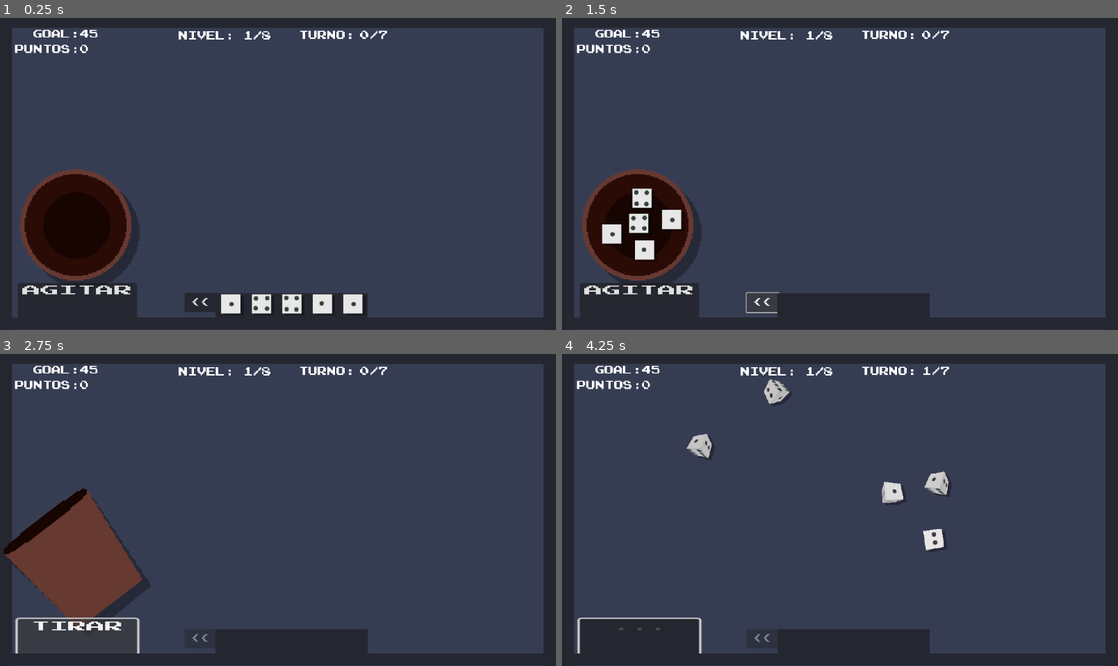
Above: before the commit, frames 1-4 (two rows, left to right).
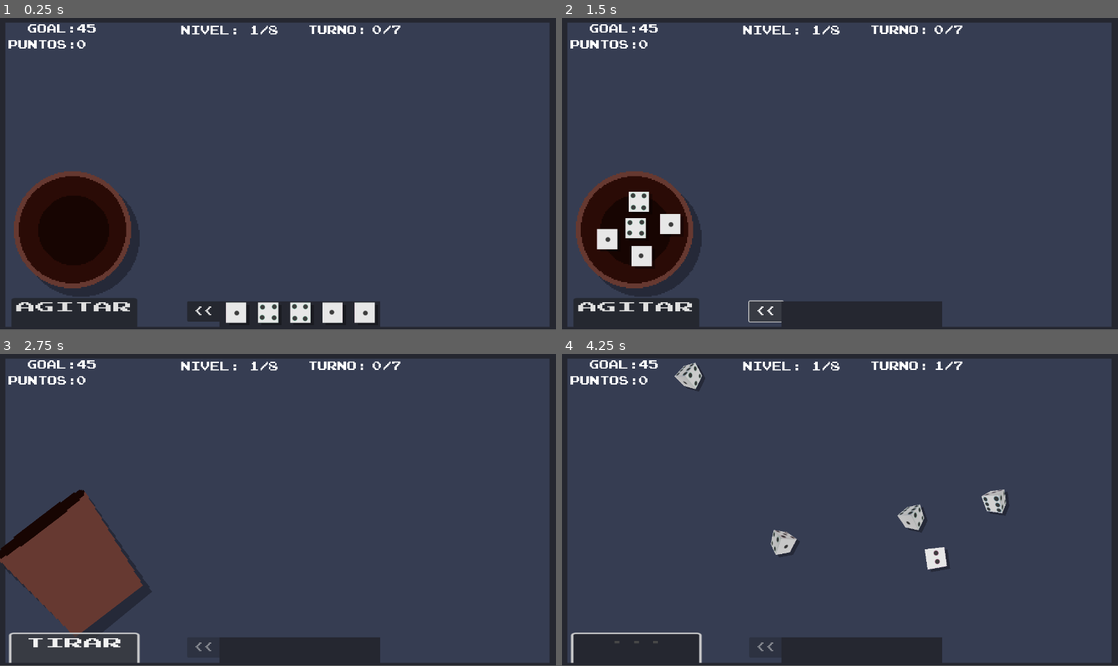
Above: after the commit, the same moments.

Repository: mcerdeira/generala-dice
Game: Godot game, scene res://scenes/main.tscn
The game is run twice, just before and just after one commit, with the same random seed, the same clock (stepped at 60 frames per second) and the same inputs.
Inputs (mouse positions are in pixels of both pictures, inside the frame that each line leads up to):
- Up to frame 1 (0.25 s): no input
- Up to frame 2 (1.5 s): click "AGITAR" at 0.5 s; click "<<" at 1.25 s
- Up to frame 3 (2.75 s): click "AGITAR" at 2 s
- Up to frame 4 (4.25 s): click "TIRAR" at 2.75 s; drag from (773, 385) to (801, 453) at 3.52 s
In our replay, the window is 800x450 before the commit and 800x449 after it. These sizes can differ from the game's own. Grey fills any space a smaller window leaves; there, only what the larger window draws over its background counts as a difference.

The runs differ from the first frame. In frame 1, 11% of the frame differs, in the area x 0-100%, y 1-100%; in frame 2, 11%; in frame 3, 8.8%; in frame 4, 11%.

Commit message:
Cositas visuales

Diff:
--- a/project.godot
+++ b/project.godot
@@ -26,6 +26,8 @@
 
 [display]
 
+window/size/viewport_width=1366
+window/size/viewport_height=768
 window/stretch/mode="viewport"
 
 [input]
--- a/scenes/Beaker.gd
+++ b/scenes/Beaker.gd
@@ -5,7 +5,7 @@
 func reset():
 	z_index = -100
 	#$Label.visible = true
-	$Button.text = "AGITAR\n\n\n"
+	$Button.text = "AGITAR\n\n"
 	$sprite.frame = 0
 	$sprite.rotation_degrees = 0
 	$AnimationPlayer2.play_backwards("new_animation")
@@ -34,7 +34,7 @@
 
 			Global.Status = Global.Statuses.SHAKING
 			DiceMan.arrange()
-			$Button.text = "TIRAR\n\n\n"
+			$Button.text = "TIRAR\n\n"
 			shaking = true
 			#$Label.visible = false
 			$sprite.frame = 1
--- a/scenes/Beaker.tscn
+++ b/scenes/Beaker.tscn
@@ -45,7 +45,6 @@
 
 [sub_resource type="Animation" id="Animation_0ikd6"]
 resource_name = "new_animation"
-length = 0.5
 tracks/0/type = "value"
 tracks/0/imported = false
 tracks/0/enabled = true
@@ -53,7 +52,7 @@
 tracks/0/interp = 1
 tracks/0/loop_wrap = true
 tracks/0/keys = {
-"times": PackedFloat32Array(0, 0.5),
+"times": PackedFloat32Array(0, 1),
 "transitions": PackedFloat32Array(1, 1),
 "update": 0,
 "values": [Color(1, 1, 1, 1), Color(1, 1, 1, 0)]
@@ -65,7 +64,7 @@
 tracks/1/interp = 1
 tracks/1/loop_wrap = true
 tracks/1/keys = {
-"times": PackedFloat32Array(0, 0.5),
+"times": PackedFloat32Array(0, 1),
 "transitions": PackedFloat32Array(1, 1),
 "update": 0,
 "values": [Color(1, 1, 1, 1), Color(1, 1, 1, 0)]
@@ -112,15 +111,14 @@
 
 [node name="Button" type="Button" parent="."]
 offset_left = -50.0
-offset_top = 50.0
+offset_top = 56.0
 offset_right = 54.0
-offset_bottom = 106.0
+offset_bottom = 101.0
 scale = Vector2(0.990936, 0.550103)
 theme_override_colors/font_disabled_color = Color(0.282353, 0.282353, 0.282353, 1)
 theme_override_fonts/font = ExtResource("4_m2u8j")
 theme_override_styles/disabled = SubResource("StyleBoxFlat_0igcw")
 text = "AGITAR
-
 
 "
 
--- a/scenes/Dice.gd
+++ b/scenes/Dice.gd
@@ -16,6 +16,7 @@
 var dir = 1
 var currentvalue = null
 var original_position =  null
+var shaking = false
 
 func _ready():
 	add_to_group("dices")
@@ -40,6 +41,9 @@
 
 func show_enfasis(value):
 	$enfasis.visible = value
+	shaking = value
+	if !shaking:
+		rotation_degrees = 0
 
 func throw():
 	dir = 1
@@ -53,6 +57,9 @@
 	stoped = false
 
 func _physics_process(delta):
+	if shaking:
+		rotation_degrees = randf_range(-4.0, 4.0)
+
 	what_ami()
 	if dragged:
 		global_position = get_global_mouse_position()
@@ -86,21 +93,8 @@
 	if body is StaticBody2D:
 		var normal = (position - body.position).normalized()
 		dir *= -1
-		velocity = velocity.bounce(normal) * 0.5 * -1 # Rebote con pérdida de energía
+		velocity = velocity.bounce(normal) * -1 # Rebote con pérdida de energía
 		angular_velocity *= -0.5  # Invertir la rotación para dar realismo
-
-func _on_input_event(viewport, event, shape_idx):
-	pass
-	#if !rolling:
-		#if DiceMan.cant_throw:
-			#if !dragged:
-				#if event is InputEventMouseButton && event.is_action_pressed("click"):
-					#dragged = true
-					#get_viewport().set_input_as_handled()
-			#if dragged:
-				#if event is InputEventMouseButton && event.is_action_released("click"):
-					#dragged = false
-
 
 func _on_control_gui_input(event):
 	if !rolling:
--- a/scenes/Dice.tscn
+++ b/scenes/Dice.tscn
@@ -65,5 +65,4 @@
 
 [connection signal="area_entered" from="." to="." method="_on_area_entered"]
 [connection signal="body_entered" from="." to="." method="_on_body_entered"]
-[connection signal="input_event" from="." to="." method="_on_input_event"]
 [connection signal="gui_input" from="Control" to="." method="_on_control_gui_input"]
--- a/scenes/main.tscn
+++ b/scenes/main.tscn
@@ -14,12 +14,8 @@
 [sub_resource type="ShaderMaterial" id="ShaderMaterial_uj0rc"]
 
 [node name="Main" type="Node2D"]
+position = Vector2(133, 61)
 script = ExtResource("1_wbabm")
-
-[node name="Camera2D" type="Camera2D" parent="."]
-position = Vector2(-151, -76)
-anchor_mode = 0
-zoom = Vector2(0.8, 0.8)
 
 [node name="Beaker" parent="." node_paths=PackedStringArray("DiceMan") instance=ExtResource("1_7se6j")]
 z_index = -10
@@ -50,6 +46,7 @@
 theme_override_fonts/font = ExtResource("5_ciusn")
 theme_override_font_sizes/font_size = 24
 text = "<<"
+metadata/_edit_use_anchors_ = true
 
 [node name="NoplayZone" type="Sprite2D" parent="."]
 position = Vector2(603.75, 671.25)
@@ -88,7 +85,7 @@
 
 [node name="wall2" parent="." instance=ExtResource("4_rgh4a")]
 z_index = 1001
-position = Vector2(1273, -144)
+position = Vector2(1233, -144)
 scale = Vector2(-1, 2)
 
 [node name="wall3" parent="." instance=ExtResource("4_rgh4a")]
@@ -111,6 +108,7 @@
 theme_override_fonts/font = ExtResource("5_ciusn")
 theme_override_font_sizes/font_size = 24
 text = "NIVEL:"
+metadata/_edit_use_anchors_ = true
 
 [node name="lbl_points2" type="Label" parent="lbl_level"]
 layout_mode = 0
@@ -120,6 +118,7 @@
 theme_override_fonts/font = ExtResource("5_ciusn")
 theme_override_font_sizes/font_size = 24
 text = "0"
+metadata/_edit_use_anchors_ = true
 
 [node name="lbl_turn" type="Label" parent="."]
 offset_left = 624.0
@@ -129,6 +128,7 @@
 theme_override_fonts/font = ExtResource("5_ciusn")
 theme_override_font_sizes/font_size = 24
 text = "TURNO:"
+metadata/_edit_use_anchors_ = true
 
 [node name="lbl_points2" type="Label" parent="lbl_turn"]
 layout_mode = 0
@@ -138,6 +138,7 @@
 theme_override_fonts/font = ExtResource("5_ciusn")
 theme_override_font_sizes/font_size = 24
 text = "0"
+metadata/_edit_use_anchors_ = true
 
 [node name="lbl_points" type="Label" parent="."]
 offset_left = -112.0
@@ -147,6 +148,7 @@
 theme_override_fonts/font = ExtResource("5_ciusn")
 theme_override_font_sizes/font_size = 24
 text = "PUNTOS:"
+metadata/_edit_use_anchors_ = true
 
 [node name="lbl_points2" type="Label" parent="lbl_points"]
 layout_mode = 0
@@ -156,6 +158,7 @@
 theme_override_fonts/font = ExtResource("5_ciusn")
 theme_override_font_sizes/font_size = 24
 text = "0"
+metadata/_edit_use_anchors_ = true
 
 [node name="lbl_goal" type="Label" parent="."]
 offset_left = -113.0
@@ -165,6 +168,7 @@
 theme_override_fonts/font = ExtResource("5_ciusn")
 theme_override_font_sizes/font_size = 24
 text = "  GOAL:"
+metadata/_edit_use_anchors_ = true
 
 [node name="lbl_points2" type="Label" parent="lbl_goal"]
 layout_mode = 0
@@ -174,9 +178,10 @@
 theme_override_fonts/font = ExtResource("5_ciusn")
 theme_override_font_sizes/font_size = 24
 text = "0"
+metadata/_edit_use_anchors_ = true
 
 [node name="pointlist" type="Area2D" parent="."]
-position = Vector2(1148, -9)
+position = Vector2(1108, -9)
 script = ExtResource("5_dx72g")
 
 [node name="ColorRect" type="ColorRect" parent="pointlist"]
@@ -186,6 +191,7 @@
 offset_bottom = 278.0
 mouse_filter = 1
 color = Color(0.0862745, 0.0901961, 0.117647, 0.670588)
+metadata/_edit_use_anchors_ = true
 
 [node name="collider" type="CollisionShape2D" parent="pointlist"]
 position = Vector2(-11, 125.5)
@@ -195,7 +201,7 @@
 offset_left = -120.0
 offset_right = 52.0
 offset_bottom = 248.0
-theme_override_colors/font_selected_color = Color(0.811765, 0.882353, 0, 1)
+theme_override_colors/font_selected_color = Color(0.843137, 0.168627, 0.227451, 1)
 theme_override_fonts/font = ExtResource("5_ciusn")
 allow_reselect = true
 allow_search = false
@@ -259,6 +265,7 @@
 item_10/selectable = false
 item_11/text = "-"
 item_11/selectable = false
+metadata/_edit_use_anchors_ = true
 
 [node name="Button" type="Button" parent="pointlist"]
 offset_left = -120.0
@@ -267,6 +274,7 @@
 offset_bottom = 275.0
 theme_override_fonts/font = ExtResource("5_ciusn")
 text = "ANOTAR"
+metadata/_edit_use_anchors_ = true
 
 [node name="lbl_gameover" type="Label" parent="."]
 visible = false
